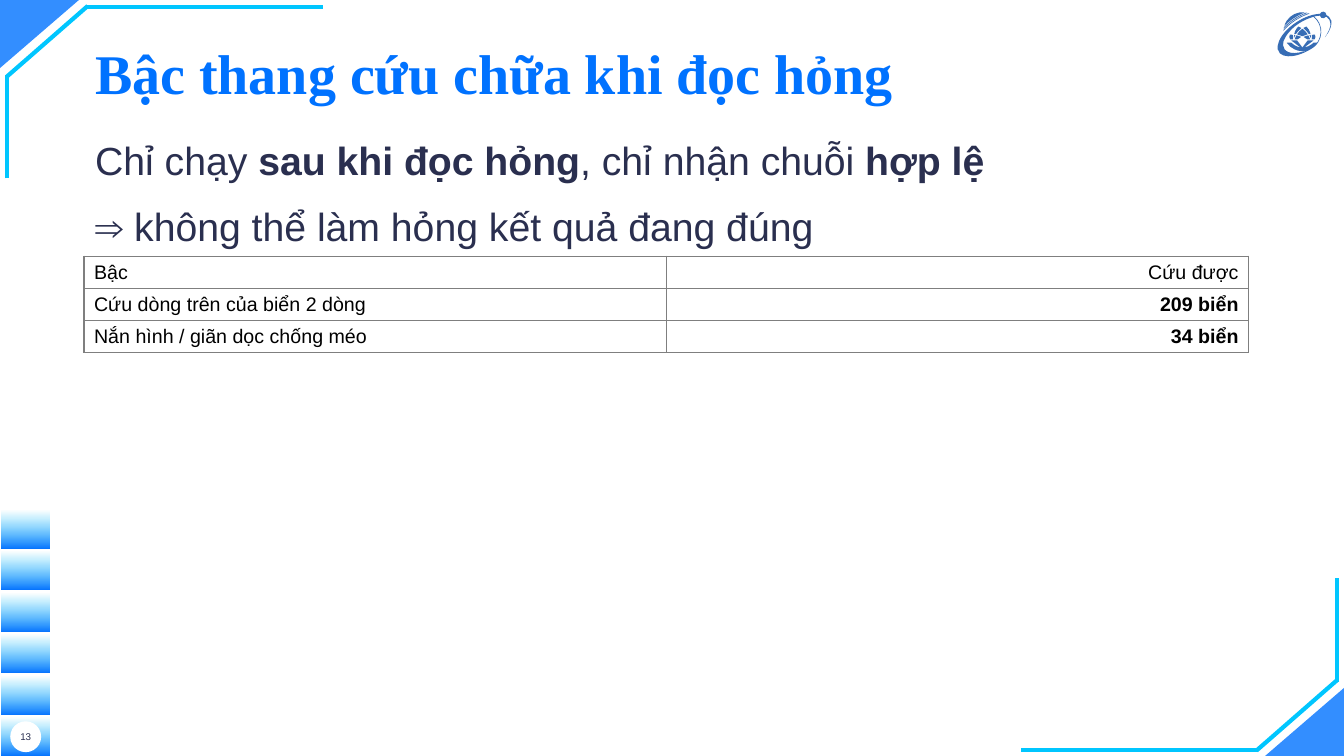
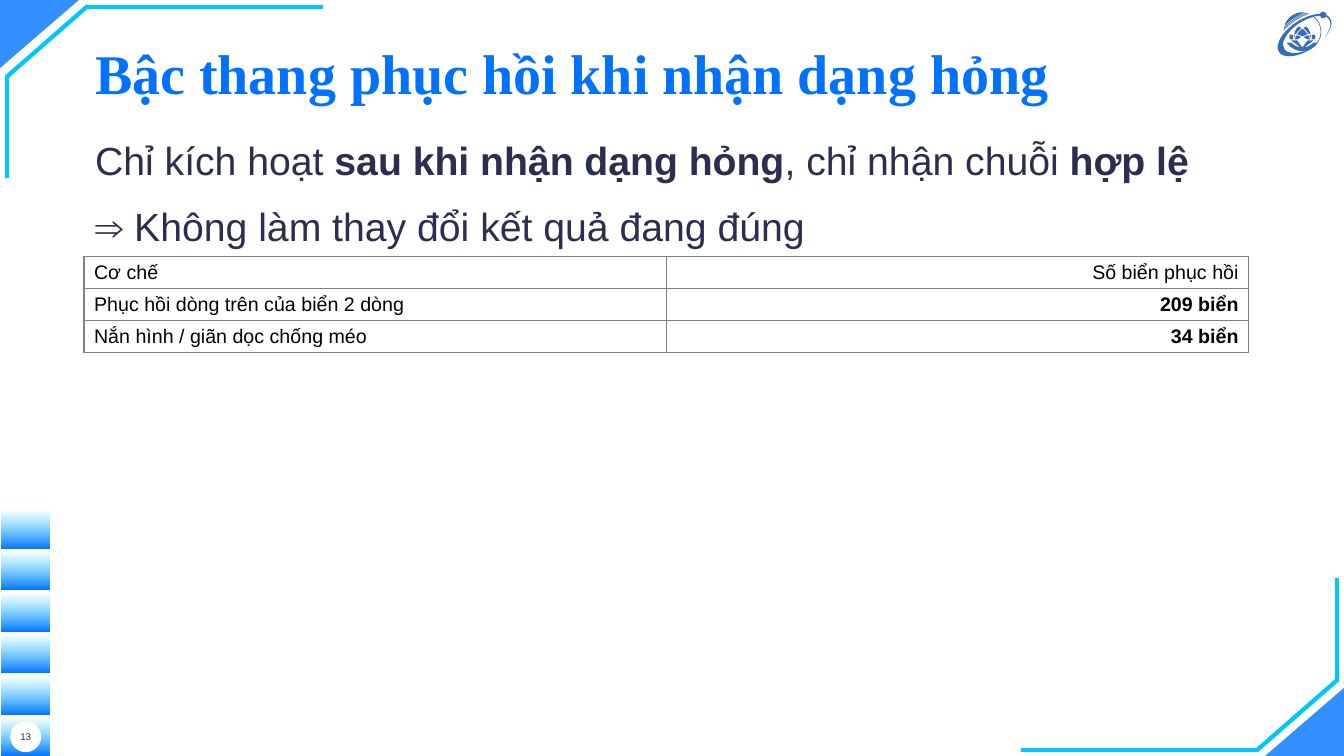
Before and after one commit to hieunguyen2604/alpr-do-an-mon-hoc, a slide deck: slide 13 of docs/slides/slides.pptx. Drawn at 1344x756 pixels with LibreOffice and Linux fonts; fonts in the diff are those of the drawing; background and template pictures are left out. Boxes give left, top, right and bottom in pixels: in the first picture for what was removed or moved away, otherwise in the second. Text is boxed around its words. In the diff, an @@ line names an element or a change of style, - is before the commit and + after.

```diff
--- a/docs/slides/slides.pptx
+++ b/docs/slides/slides.pptx
@@ title at box(95, 53, 1048, 105): text changed @@
-Bậc thang cứu chữa khi đọc hỏng
+Bậc thang phục hồi khi nhận dạng hỏng
@@ text at box(95, 144, 1189, 249): text changed @@
-Chỉ chạy sau khi đọc hỏng, chỉ nhận chuỗi hợp lệ
-⇒ không thể làm hỏng kết quả đang đúng
+Chỉ kích hoạt sau khi nhận dạng hỏng, chỉ nhận chuỗi hợp lệ
+⇒ Không làm thay đổi kết quả đang đúng
@@ table at box(84, 256, 1249, 681) @@
-row 1, column 1: Bậc
+row 1, column 1: Cơ chế
-row 1, column 2: Cứu được
+row 1, column 2: Số biển phục hồi
-row 2, column 1: Cứu dòng trên của biển 2 dòng
+row 2, column 1: Phục hồi dòng trên của biển 2 dòng
```
Also in this commit, not shown: 14 other slides changed, 3 other files.
